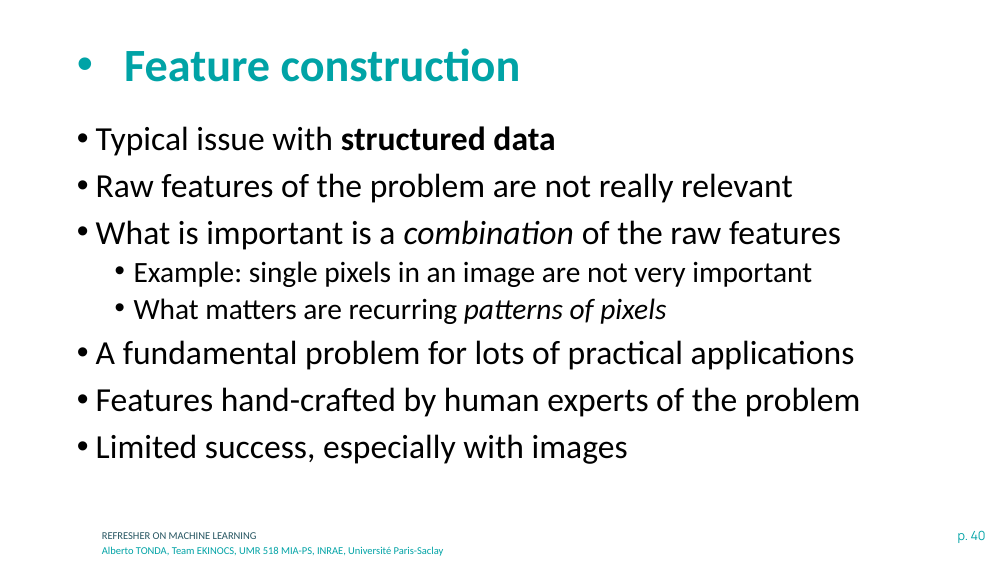
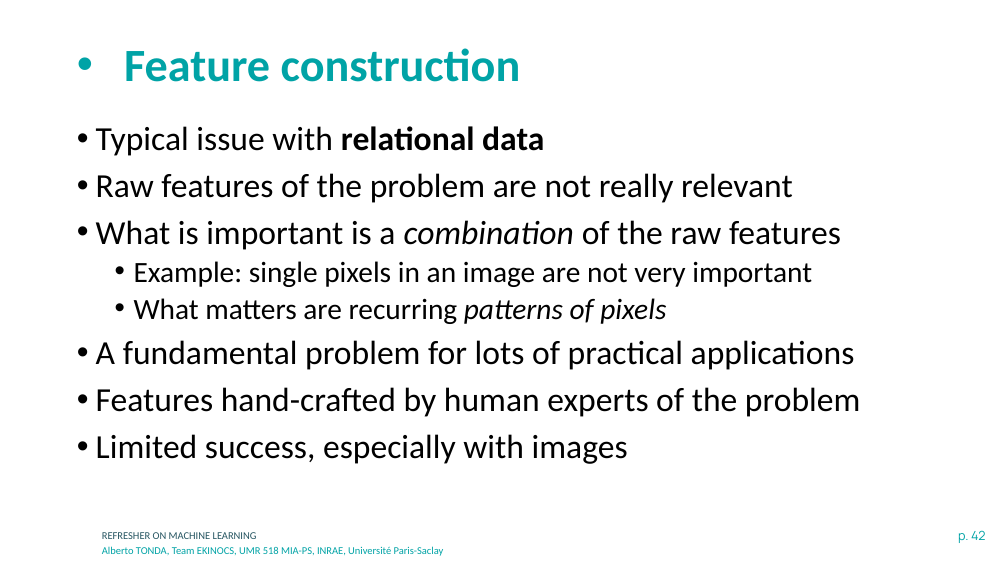
Before and after one commit to albertotonda/teaching, a slide deck: slide 42 of deep-learning-in-practice-with-pytorch/0-machine-learning.pptx (slide 40 before the commit). Drawn at 1008x567 pixels with LibreOffice and Linux fonts; fonts in the diff are those of the drawing; background and template pictures are left out. Boxes give left, top, right and bottom in pixels: in the first picture for what was removed or moved away, otherwise in the second. Text is boxed around its words. In the diff, an @@ line names an element or a change of style, - is before the commit and + after.

```diff
--- a/deep-learning-in-practice-with-pytorch/0-machine-learning.pptx
+++ b/deep-learning-in-practice-with-pytorch/0-machine-learning.pptx
@@ text at bbox=[96, 126, 544, 156]: text changed @@
-• Typical issue with structured data
+• Typical issue with relational data
@@ page number at bbox=[958, 530, 986, 543]: text changed @@
-p. 40
+p. 42
```
Also in this commit, not shown: 2 other slides changed, 2 slides added, 25 other files.
